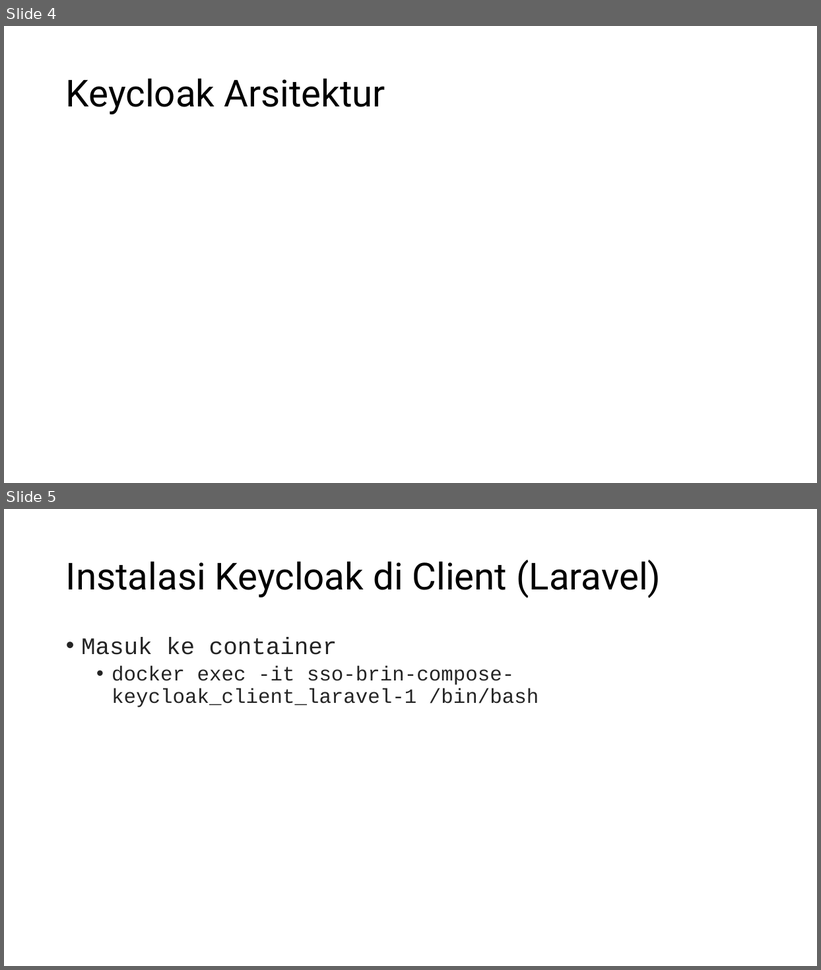
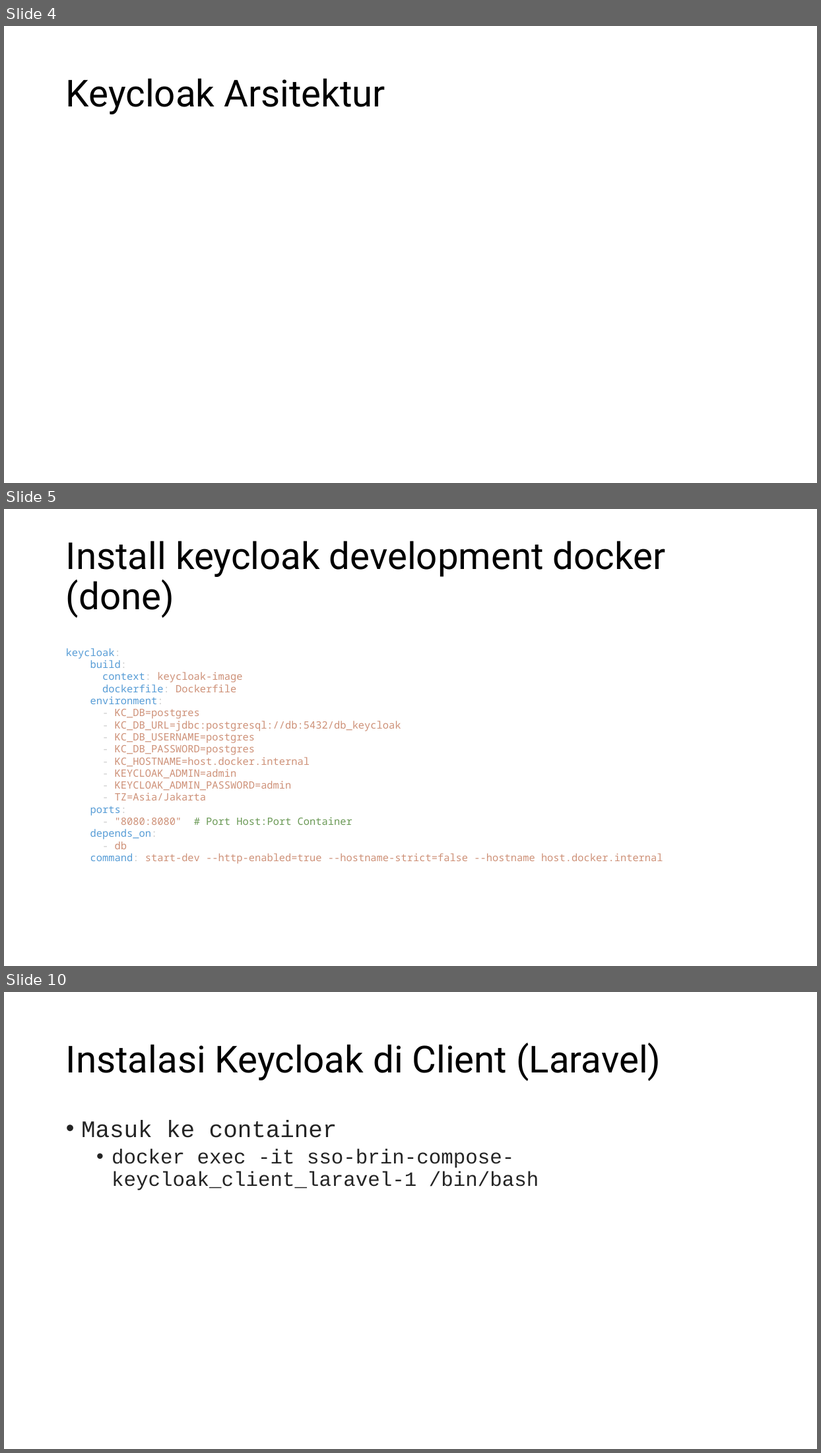
Before and after one commit to koharudin/sso-brin-compose, a slide deck: docs/sso.pptx. Shown one above the other, each under a label of ours: slides 4 and 5 before the commit, slides 4, 5 and 10 after it; the slides between them are not shown. The pictures are 821x970 and 821x1453 pixels, drawn with LibreOffice and Linux fonts; fonts in the diff are those of the drawing. Boxes give left, top, right and bottom in pixels: in the first picture for what was removed or moved away, otherwise in the second. Text is boxed around its words. In the diff, an @@ line names an element or a change of style, - is before the commit and + after.

Commit message:
keycloak dist

```diff
--- a/docs/sso.pptx
+++ b/docs/sso.pptx
@@ slide 5 added at box(4, 509, 817, 966), background #FFFFFF @@
@@ title added at box(66, 541, 666, 618), 44 pt, text #000000 @@
+Install keycloak development docker (done)
@@ text added at box(66, 648, 663, 864), 12 pt, text #CE9178 @@
+keycloak:
+build:
+context: keycloak-image
+dockerfile: Dockerfile
+environment:
+- KC_DB=postgres
+- KC_DB_URL=jdbc:postgresql://db:5432/db_keycloak
+- KC_DB_USERNAME=postgres
+- KC_DB_PASSWORD=postgres
+- KC_HOSTNAME=host.docker.internal
+- KEYCLOAK_ADMIN=admin
+- KEYCLOAK_ADMIN_PASSWORD=admin
+- TZ=Asia/Jakarta
+ports:
+- "8080:8080" # Port Host:Port Container
+depends_on:
+- db
+command: start-dev --http-enabled=true --hostname-strict=false --hostname host.docker.internal
@@ what was slide 5 is now slide 10 @@
```
Also in this commit, not shown: 1 slide changed, 4 other slides added, 4 other files.
